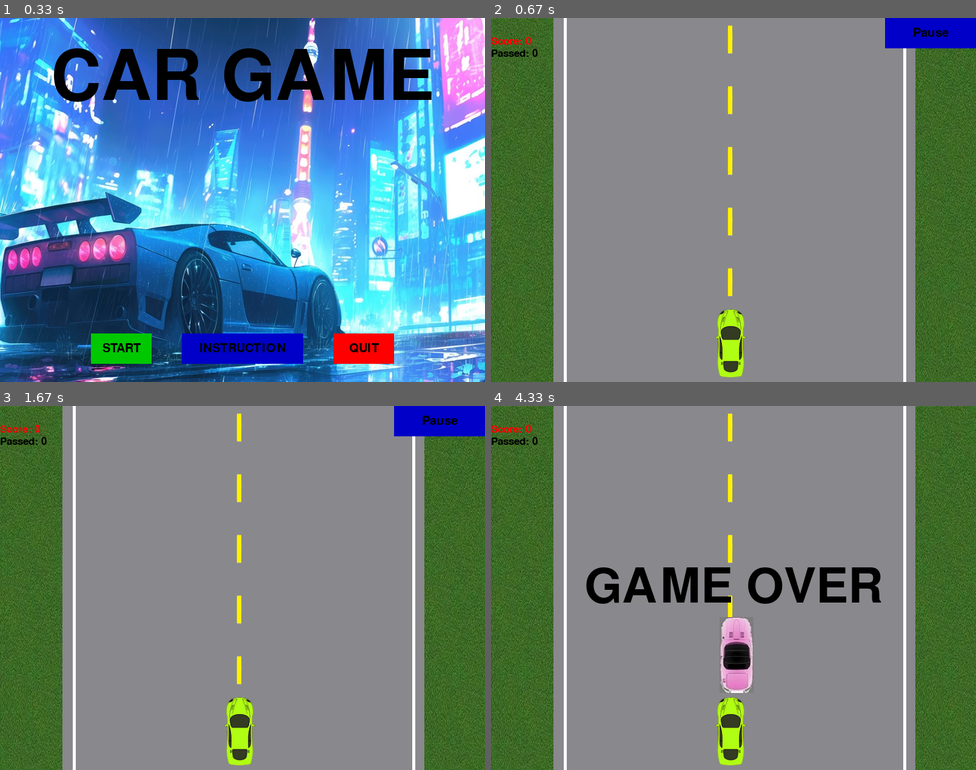
Above: before the commit, frames 1-4 (two rows, left to right).
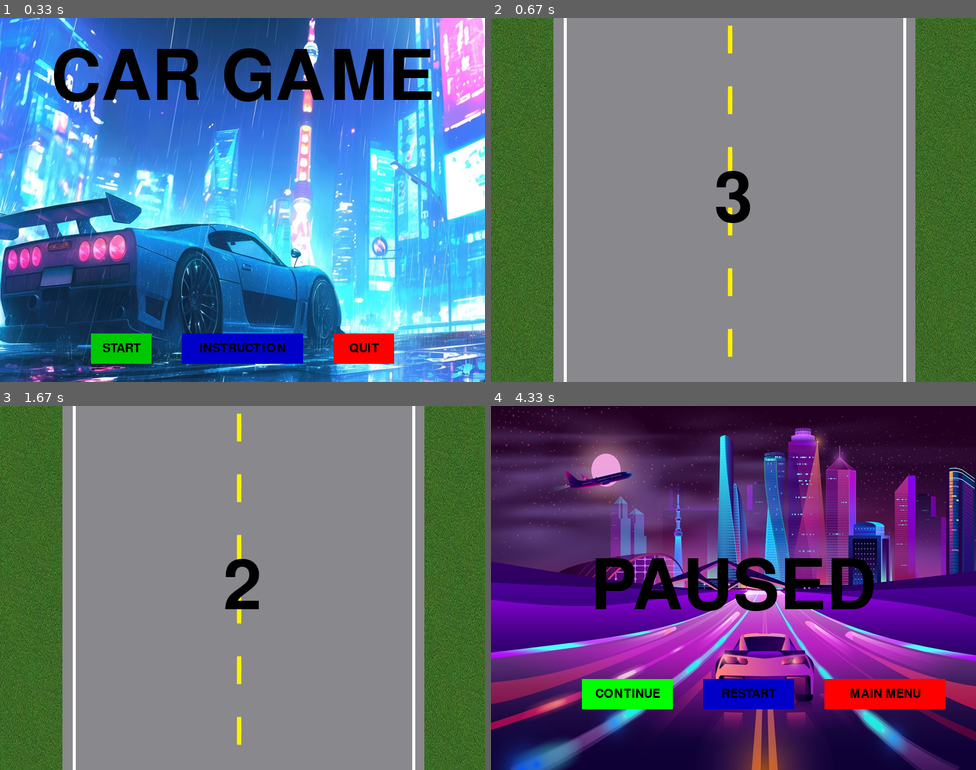
Above: after the commit, the same moments.

Repository: Linnnnnasdx/Car-Racer-python-pygame
Game: pygame game, started from main.py
The game is run twice, just before and just after one commit, with the same random seed, the same clock (stepped at 60 frames per second) and the same inputs.
Inputs (mouse positions are in pixels of both pictures, inside the frame that each line leads up to):
- Up to frame 1 (0.33 s): no input
- Up to frame 2 (0.67 s): press the mouse at (612, 349) at 0.37 s; move the mouse to (694, 229) at 0.47 s; release the mouse at (777, 112) at 0.6 s
- Up to frame 3 (1.67 s): no input
- Up to frame 4 (4.33 s): hold Left 3.4-3.93 s; move the mouse to (549, 471) at 3.43 s; move the mouse to (932, 420) at 3.97 s; press the mouse at (932, 420) at 4 s; move the mouse to (845, 449) at 4.1 s; release the mouse at (757, 478) at 4.23 s; move the mouse to (626, 693) at 4.3 s

Frame 1 is identical in both runs. In frame 2, 3.3% of the frame differs, in the area x 0-100%, y 0-99%; in frame 3, 3.3%; in frame 4, 99%, in the area x 0-100%, y 0-100%.

Commit message:
增加開始倒計時；修改game_loop邏輯；修改crash後回intro_loop

Diff:
--- a/main.py
+++ b/main.py
@@ -55,7 +55,7 @@
         pygame.draw.rect(gamedisplayS,ac,(x,y,w,h))
         if click[0]==1 and action!=None:
             if action=="play":
-                game_loop()
+                countdown()
             elif action=="quit":
                 pygame.quit()
                 quit()
@@ -79,6 +79,25 @@
     textrect.center=((x+(w/2)),(y+(h/2)))
     gamedisplayS.blit(textsurf,textrect)
 
+
+def countdown():
+    countdown=True
+    while countdown:
+        for event in pygame.event.get():
+            if event.type==pygame.QUIT:
+                pygame.quit()
+                quit()
+                sys.exit()
+        for num in range(3,0,-1):
+            gamedisplayS.fill(gray)
+            background()
+            largetext=pygame.font.Font('freesansbold.ttf',115)
+            TextSurf,TextRect=text_object(str(num),largetext)
+            TextRect.center=((display_width/2),(display_height/2))
+            gamedisplayS.blit(TextSurf,TextRect)
+            pygame.display.update()
+            clock.tick(1)
+        game_loop()
 
 def paused():
     global pause
@@ -157,12 +176,11 @@
     gamedisplayS.blit(textsurf,textrect)
     pygame.display.update()
     time.sleep(3)
-    game_loop()
 
 
 def crash():
     message_display("GAME OVER")
-
+    intro_loop()
 
 def background():
     gamedisplayS.blit(backgroundpic,(0,0))
@@ -210,8 +228,8 @@
     score = 0
     global pause
     pause = False
-
     bumped = False
+
     while not bumped:
         for event in pygame.event.get():
             if event.type == pygame.QUIT:
@@ -240,11 +258,18 @@
         car(x,y)
         score_system(passed,score)
 
-        # if x>680-car_width or x<120:
-        #     crash()
-
-        if x>display_width-(car_width+120) or x<120:
+        if x>display_width-(car_width+110) or x<110:
             crash()
+            bumped = True
+
+        if y<obs_start_y+obs_height:
+            if x > obs_start_x and x < obs_start_x + obs_width or x+car_width > obs_start_x and x+car_width < obs_start_x+obs_width:
+                crash()
+                bumped = True
+
+        if bumped == True:  # 如果發生碰撞
+            break  # 結束遊戲循環
+
         if obs_start_y > display_height:
             obs_start_y = 0-obs_height
             obs_start_x = random.randrange(170,(display_width-170))
@@ -261,15 +286,11 @@
                 pygame.display.update()
                 time.sleep(3)
 
-
-        if y<obs_start_y+obs_height:
-            if x > obs_start_x and x < obs_start_x + obs_width or x+car_width > obs_start_x and x+car_width < obs_start_x+obs_width:
-                crash()
         button("Pause",650,0,150,50,blue,bright_blue,"pause")
         pygame.display.update()
         clock.tick(60)
 
+
 intro_loop()
-game_loop()
 pygame.quit()
 quit()
